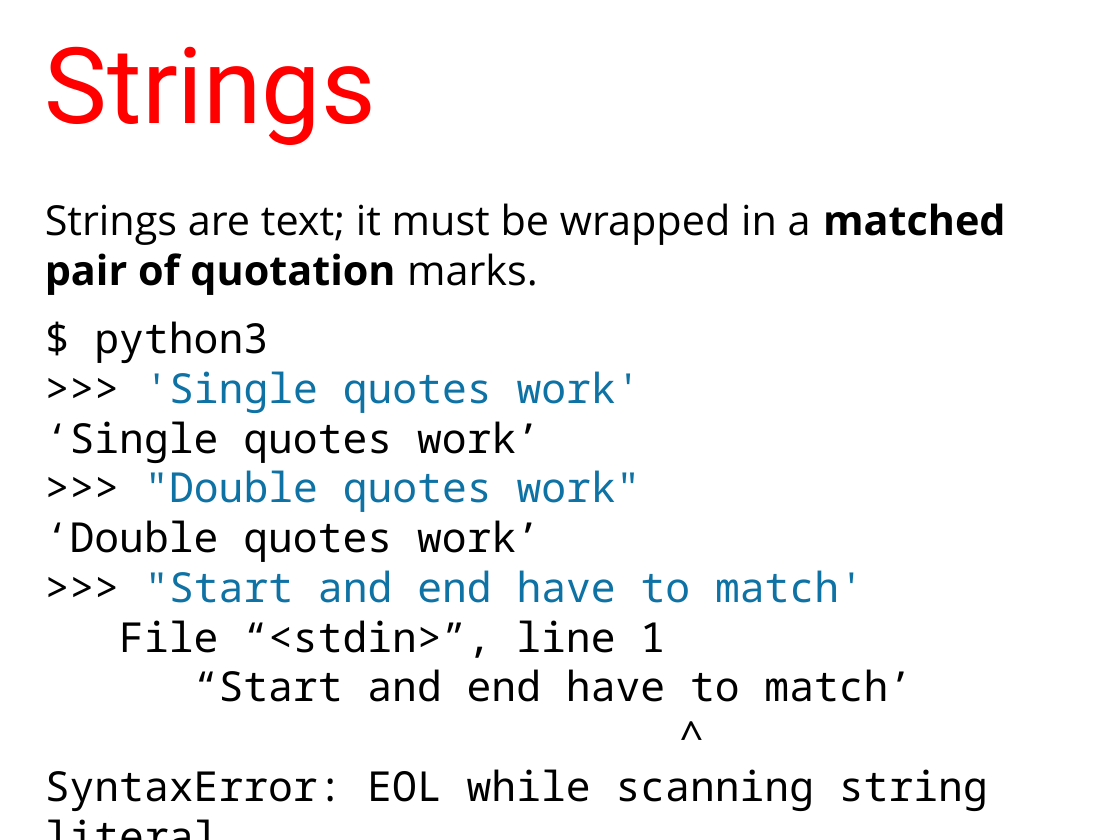
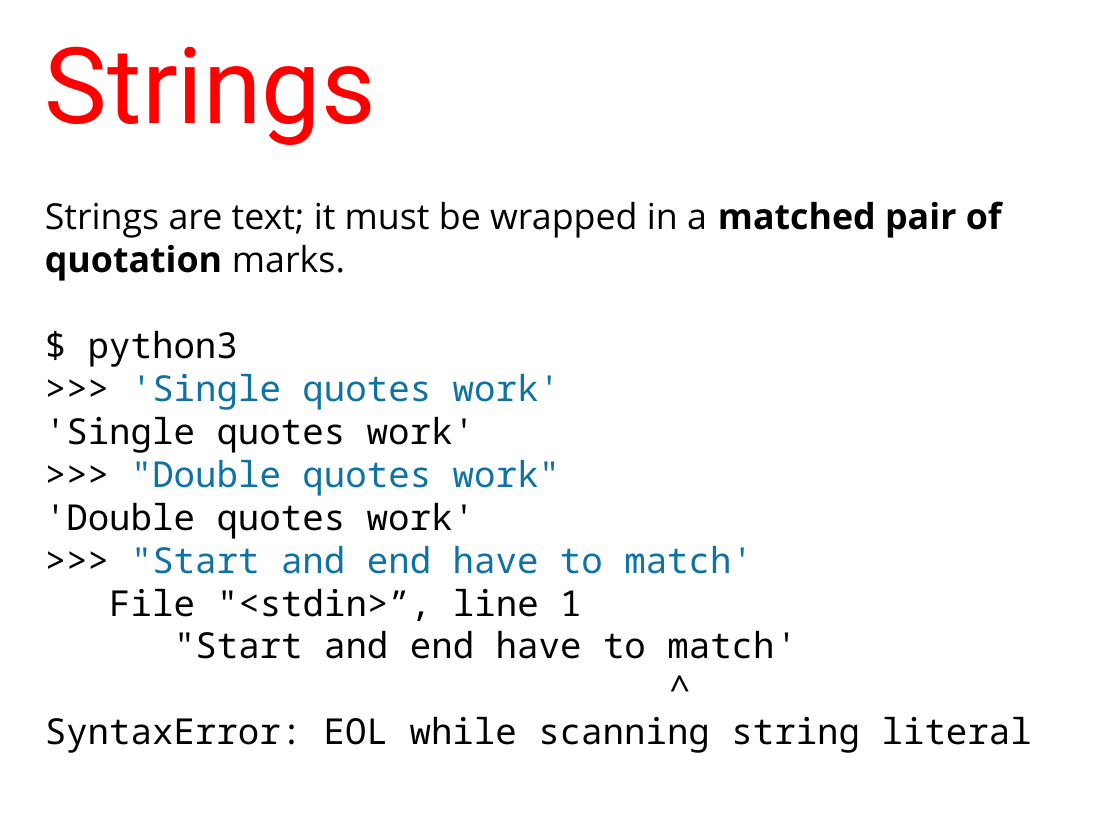
Before and after one commit to humanitiesprogramming/slides, a slide deck: slide 40 of 2017/python/Python Programming Concepts I.pptx (slide 39 before the commit). Drawn at 1120x840 pixels with LibreOffice and Linux fonts; fonts in the diff are those of the drawing. Boxes give left, top, right and bottom in pixels: in the first picture for what was removed or moved away, otherwise in the second. Text is boxed around its words. In the diff, an @@ line names an element or a change of style, - is before the commit and + after.

```diff
--- a/2017/python/Python Programming Concepts I.pptx
+++ b/2017/python/Python Programming Concepts I.pptx
@@ text at [45, 201, 1032, 753]: size 26.7 to 23 pt in "Strings are text; it must be wrapped ...", "$ python3", ">>> 'Single quotes work'", ">>> "Double quotes work"" and 3 more places @@
@@ text at [45, 416, 475, 453]: text changed; size 26.7 to 23 pt @@
-‘Single quotes work’
+'Single quotes work'
@@ text at [45, 502, 475, 539]: text changed; size 26.7 to 23 pt @@
-‘Double quotes work’
+'Double quotes work'
@@ text at [109, 588, 797, 659]: text changed; size 26.7 to 23 pt @@
-File “<stdin>”, line 1
-“Start and end have to match’
+File "<stdin>”, line 1
+"Start and end have to match'
```
Also in this commit, not shown: 15 other slides changed, 1 slide added, 2 other files.
